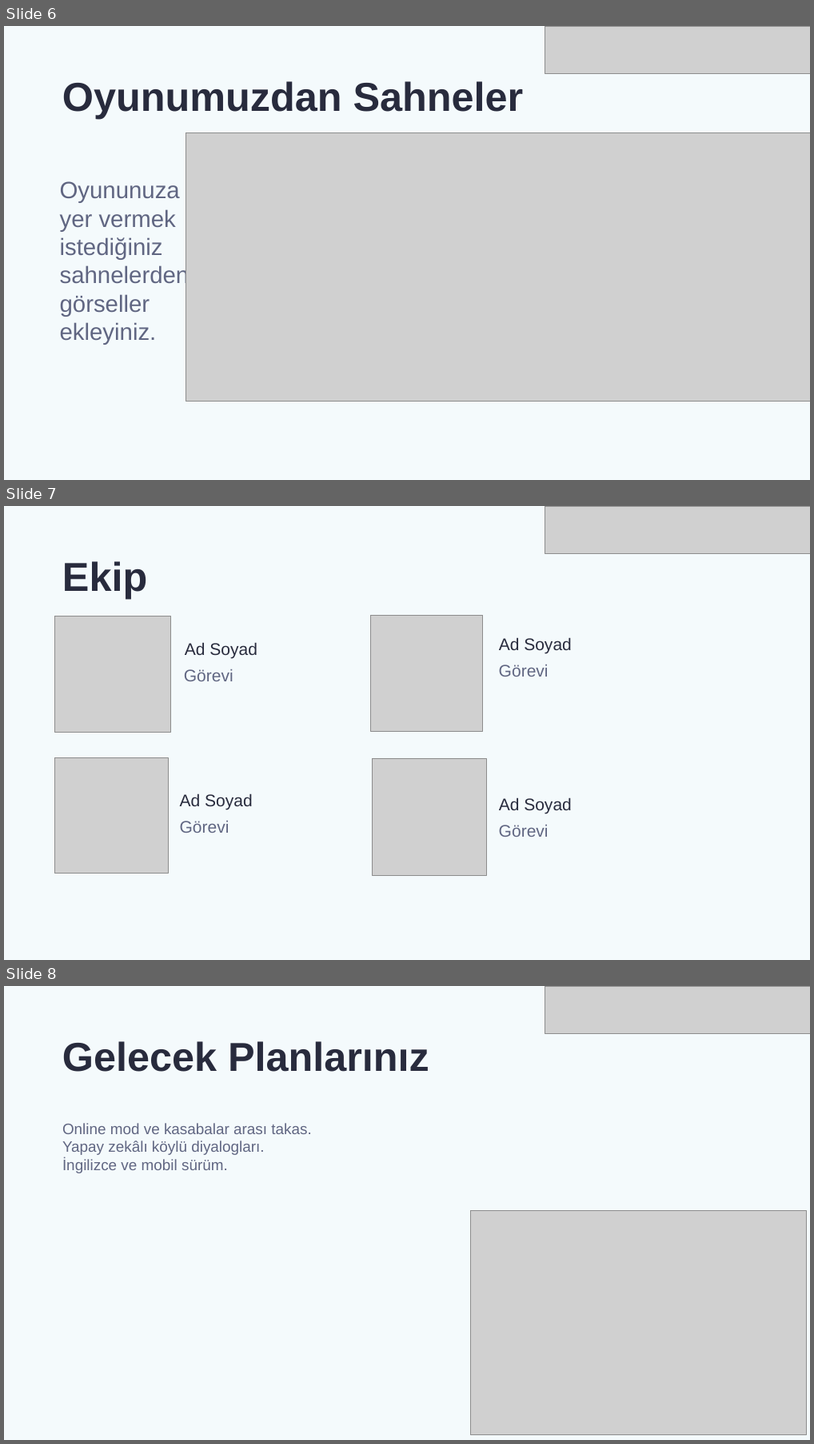
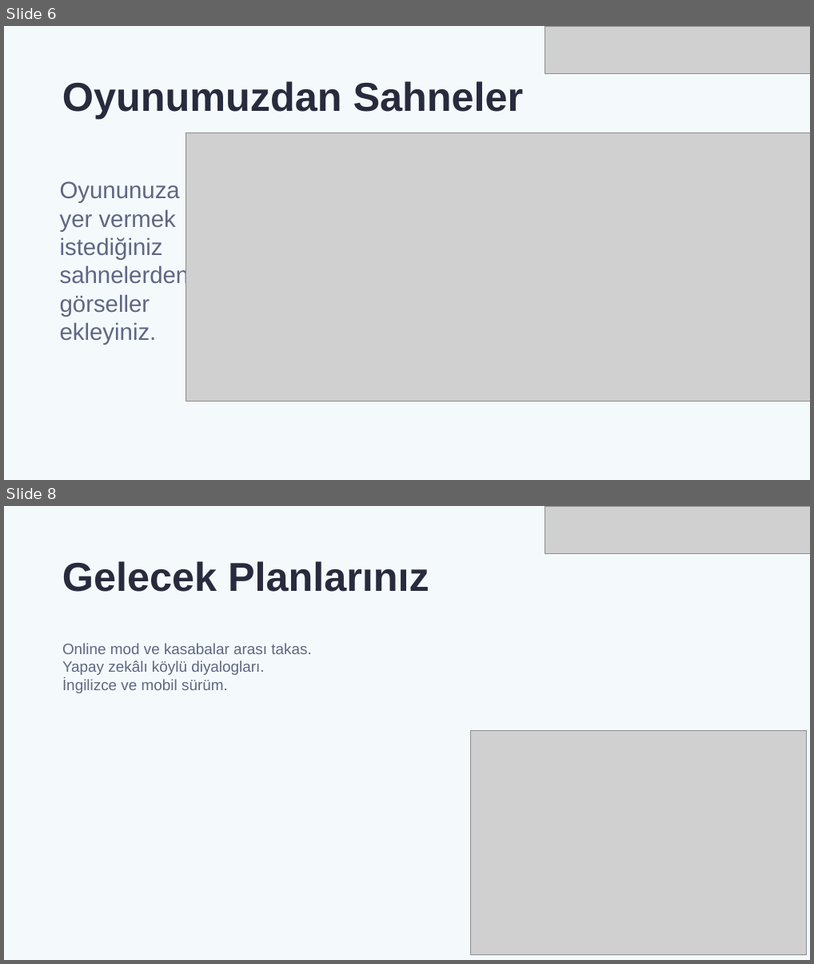
Before and after one commit to bycandev/gameup-hackathon-son-sans, a slide deck: Son Şans Sunum.pptx. Shown one above the other, each under a label of ours: slides 6, 7 and 8 before the commit, slides 6 and 8 after it; the slides between them are not shown. The pictures are 814x1444 and 814x964 pixels, drawn with LibreOffice and Linux fonts; fonts in the diff are those of the drawing; grey boxes stand for pictures. Boxes give left, top, right and bottom in pixels: in the first picture for what was removed or moved away, otherwise in the second. Text is boxed around its words. In the diff, an @@ line names an element or a change of style, - is before the commit and + after.

```diff
--- a/Son Şans Sunum.pptx
+++ b/Son Şans Sunum.pptx
@@ slide 7 removed at [4,506,810,960], background #F4FAFC @@
@@ picture removed at [546,506,810,553] @@
@@ text removed at [62,561,147,599] @@
-Ekip
@@ picture removed at [55,616,170,732] @@
@@ picture removed at [371,615,483,731] @@
@@ text removed at [185,642,258,659] @@
-Ad Soyad
@@ text removed at [499,637,572,653] @@
-Ad Soyad
@@ text removed at [184,669,234,681] @@
-Görevi
@@ text removed at [499,664,549,676] @@
-Görevi
@@ picture removed at [55,758,169,873] @@
@@ picture removed at [373,758,486,875] @@
@@ text removed at [180,793,253,809] @@
-Ad Soyad
@@ text removed at [499,797,572,814] @@
-Ad Soyad
@@ text removed at [180,820,230,832] @@
-Görevi
@@ text removed at [499,824,549,836] @@
-Görevi
```
Also in this commit, not shown: 2 slides changed, 1 slide added, 1 other file.
